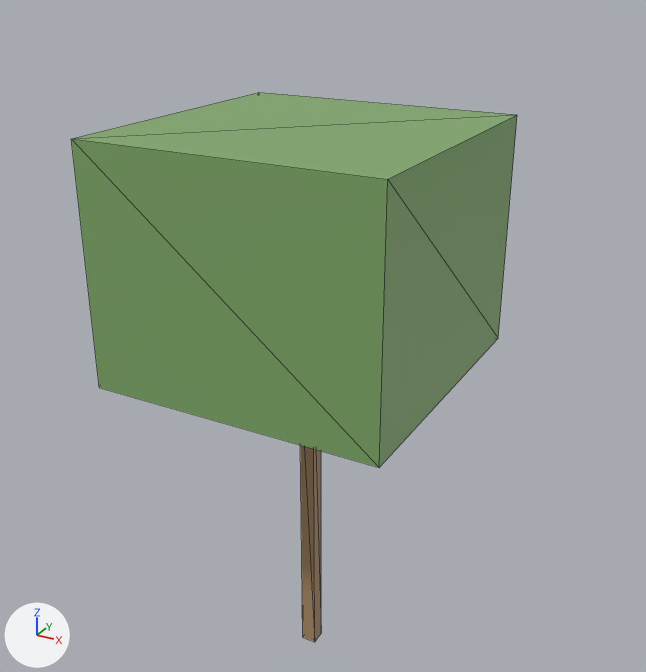
One commit to the glTF model data/islands/disksaver/glb/Prop_DS_Tree_36.glb: the scene before it, then after it.
Before and after are seen from a 50 mm lens placed at (7.59, -13.3, 13.84), pointed at (0.04, 0.43, 6.97). The lights are fixed; the arrows at lower left show +X, +Y and +Z. The picture after the commit comes second. Mesh edges are drawn as thin lines. Vertices at exactly the same position are counted once.
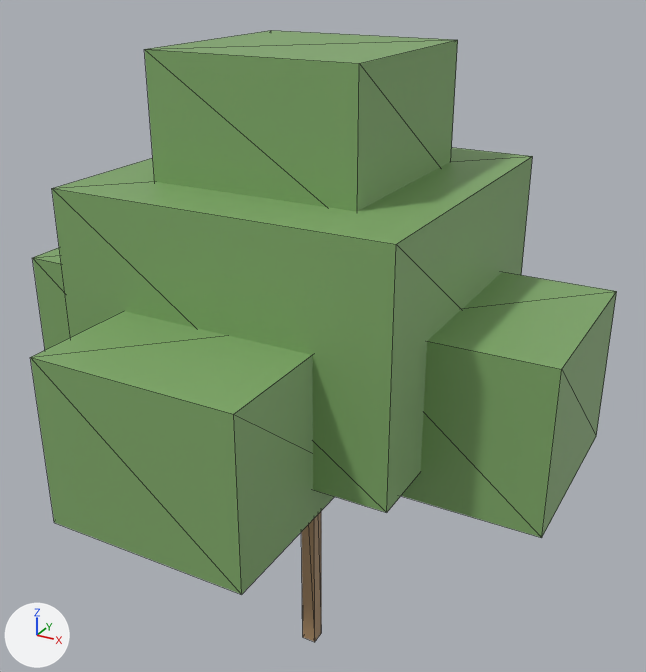
Patch to the scene script:
```diff
--- a/data/islands/disksaver/glb/Prop_DS_Tree_36.glb.py
+++ b/data/islands/disksaver/glb/Prop_DS_Tree_36.glb.py
@@ me_cube_1517 @@
 # used by ob_cube_001; location = (0.0, 0.0, 0.0)
-me_cube_1517.from_pydata(...)  # 8 vertices, 12 faces; spans x -2.75..2.75, y -2.75..2.75, z 6.6..11.0
+me_cube_1517.from_pydata(...)  # 8 vertices, 12 faces; spans x -3.03..3.03, y -3.03..3.03, z 6.05..10.23
+# me_cube_1517 part 1: the whole mesh is scaled about its middle by (1.1, 1.1, 0.95), then moved by (0.0, 0.0, -0.66)
 me_cube_1517.materials.append(mat_ds_leaf0)
@@ me_cube_1702 @@
+me_cube_1702.from_pydata(...)  # a box spanning x -1.87..1.87, y -1.87..1.87, z 9.9..12.32
+me_cube_1702.materials.append(mat_ds_leaf0)  # green #81aa6a
@@ me_cube_1701 @@
+me_cube_1701.from_pydata(...)  # a box spanning x -1.76..1.76, y -5.06..-1.54, z 5.5..8.36
+me_cube_1701.materials.append(mat_ds_leaf0)  # green #81aa6a
@@ me_cube_1699 @@
+me_cube_1699.from_pydata(...)  # a box spanning x -5.06..-1.54, y -1.76..1.76, z 5.5..8.36
+me_cube_1699.materials.append(mat_ds_leaf0)  # green #81aa6a
@@ me_cube_1698 @@
+me_cube_1698.from_pydata(...)  # a box spanning x 1.54..5.06, y -1.76..1.76, z 5.5..8.36
+me_cube_1698.materials.append(mat_ds_leaf0)  # green #81aa6a
@@ ob_cube_006 @@
+ob_cube_006 = bpy.data.objects.new('Cube.006', me_cube_1702)
+ob_cube_006.location = (0.0, 0.0, 0.0)
@@ ob_cube_005 @@
+ob_cube_005 = bpy.data.objects.new('Cube.005', me_cube_1701)
+ob_cube_005.location = (0.0, 0.0, 0.0)
@@ ob_cube_003 @@
+ob_cube_003 = bpy.data.objects.new('Cube.003', me_cube_1699)
+ob_cube_003.location = (0.0, 0.0, 0.0)
@@ ob_cube_002 @@
+ob_cube_002 = bpy.data.objects.new('Cube.002', me_cube_1698)
+ob_cube_002.location = (0.0, 0.0, 0.0)
```

Changed parts and their boxes (x1, y1, x2, y2) in the pictures (646 x 672 px):
'Cube.001', moved, rescaled (8% wider)
    before: (71, 92, 517, 467)
    after: (52, 148, 533, 512)
'Cube.005', added (green)
    after: (30, 311, 335, 594)
'Cube.006', added (green)
    after: (144, 30, 458, 211)
'Cube.002', added (green)
    after: (401, 272, 617, 538)
'Cube.003', added (green)
    after: (33, 248, 70, 350)
